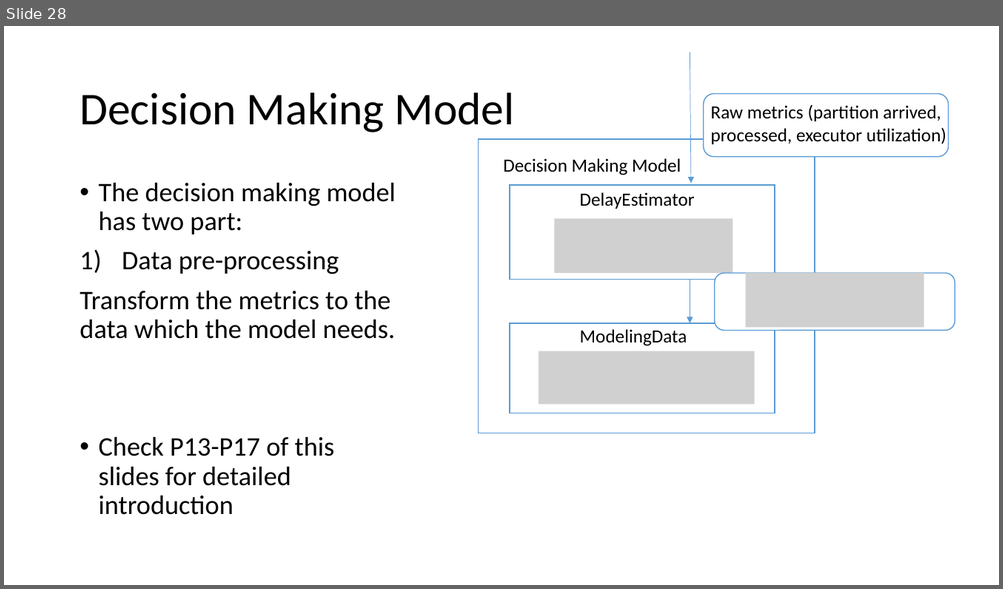
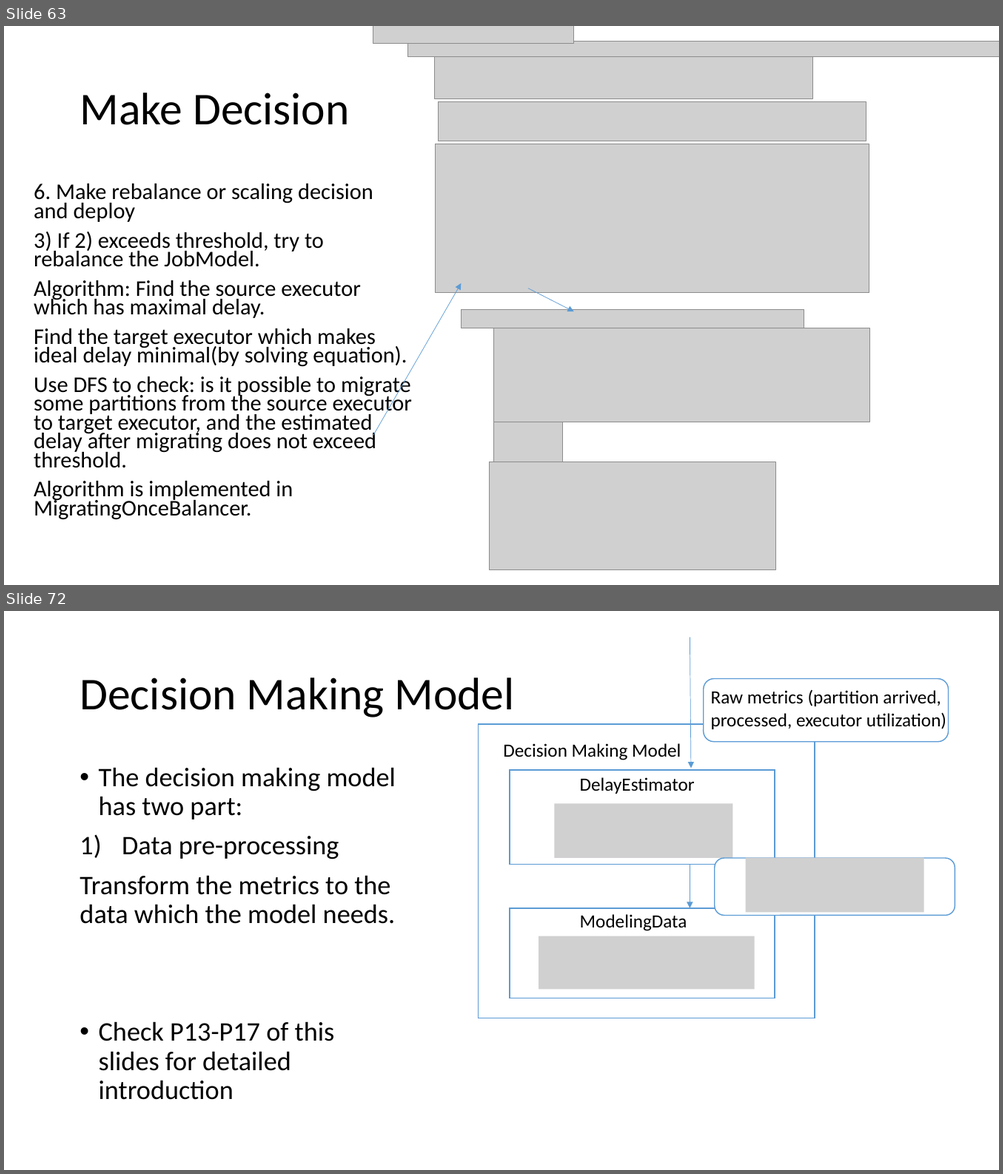
Before and after one commit to Swrrt/Samza-Documents, a slide deck: Documentation/DelayGuaranteeStructure.pptx. Shown one above the other, each under a label of ours: slide 28 before the commit, slides 63 and 72 after it; the slides between them are not shown. The pictures are 1003x589 and 1003x1174 pixels, drawn with LibreOffice and Linux fonts; fonts in the diff are those of the drawing; grey boxes stand for pictures. Boxes give left, top, right and bottom in pixels: in the first picture for what was removed or moved away, otherwise in the second. Text is boxed around its words. In the diff, an @@ line names an element or a change of style, - is before the commit and + after.

```diff
--- a/Documentation/DelayGuaranteeStructure.pptx
+++ b/Documentation/DelayGuaranteeStructure.pptx
@@ slide 63 added at [4, 26, 999, 585], background #FFFFFF @@
@@ picture added at [373, 26, 574, 43] @@
@@ picture added at [407, 41, 999, 56] @@
@@ picture added at [435, 56, 813, 99] @@
@@ title added at [79, 93, 350, 125], 44 pt, text #000000 @@
+Make Decision
@@ picture added at [438, 102, 866, 141] @@
@@ picture added at [435, 144, 869, 293] @@
@@ text added at [34, 184, 412, 520], 21.7 pt, text #000000 @@
+6. Make rebalance or scaling decision and deploy
+3) If 2) exceeds threshold, try to rebalance the JobModel.
+Algorithm: Find the source executor which has maximal delay.
+Find the target executor which makes ideal delay minimal(by solving equation).
+Use DFS to check: is it possible to migrate some partitions from the source executor to target executor, and the estimated delay after migrating does not exceed threshold.
+Algorithm is implemented in MigratingOnceBalancer.
@@ arrow added from (373, 436) to (461, 284), #5B9BD5 0.5 pt @@
@@ arrow added from (528, 289) to (574, 312), #5B9BD5 0.5 pt @@
@@ picture added at [461, 309, 803, 328] @@
@@ picture added at [493, 328, 870, 422] @@
@@ picture added at [493, 420, 563, 463] @@
@@ picture added at [489, 463, 776, 571] @@
@@ what was slide 28 is now slide 72 @@
```
Also in this commit, not shown: 15 slides changed, 57 other slides added, 10 slides removed.
